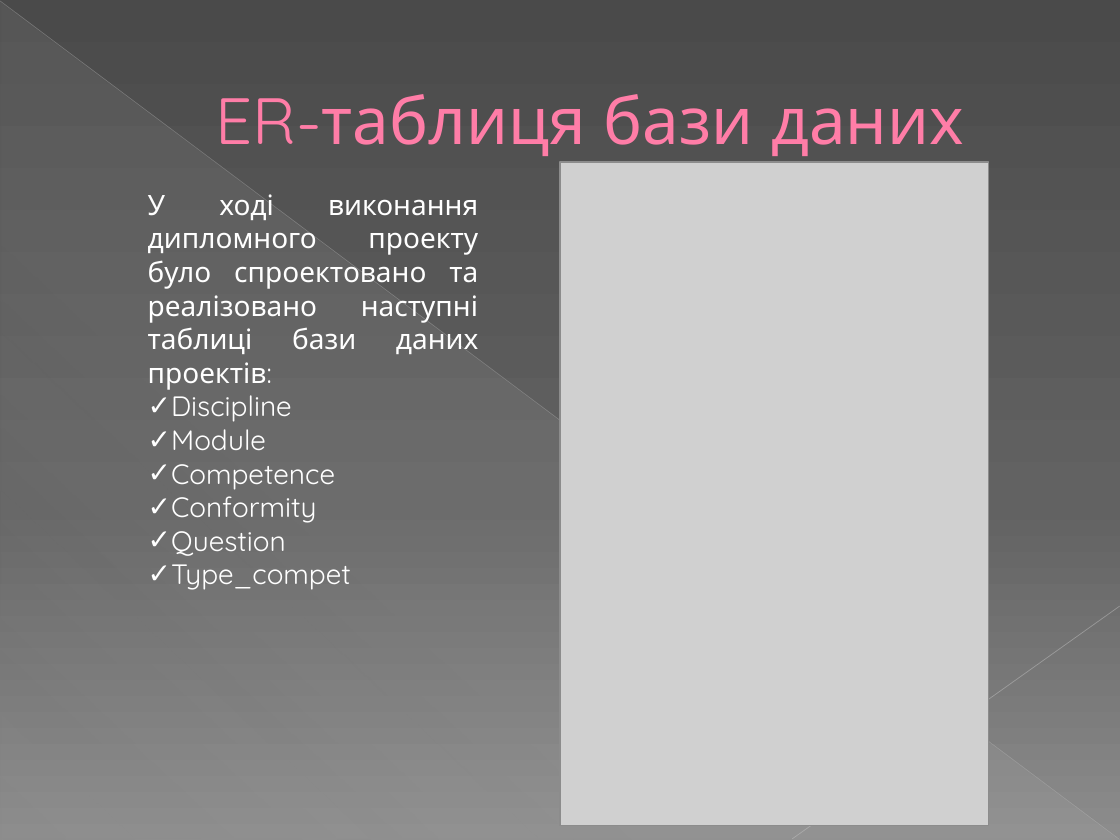
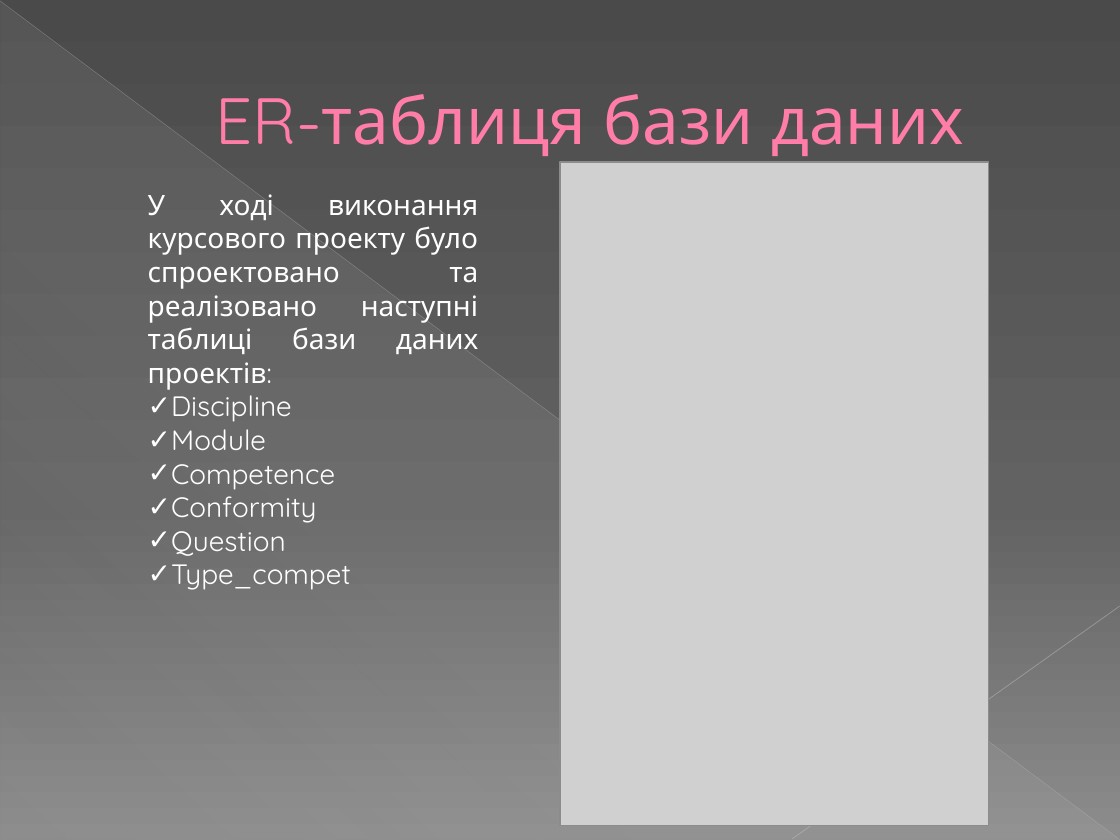
Before and after one commit to skripach2111/Kursovoy, a slide deck: slide 4 of Презентація Вайчекаускас С.К..pptx. Drawn at 1120x840 pixels with LibreOffice and Linux fonts; fonts in the diff are those of the drawing; grey boxes stand for pictures. Boxes give left, top, right and bottom in pixels: in the first picture for what was removed or moved away, otherwise in the second. Text is boxed around its words. In the diff, an @@ line names an element or a change of style, - is before the commit and + after.

```diff
--- a/Презентація Вайчекаускас С.К..pptx
+++ b/Презентація Вайчекаускас С.К..pptx
@@ text at box(148, 194, 479, 390): text changed @@
-У ході виконання дипломного проекту було спроектовано та реалізовано наступні таблиці бази даних проектів:
+У ході виконання курсового проекту було спроектовано та реалізовано наступні таблиці бази даних проектів:
```
Also in this commit, not shown: 2 other slides changed, 1 other file.
